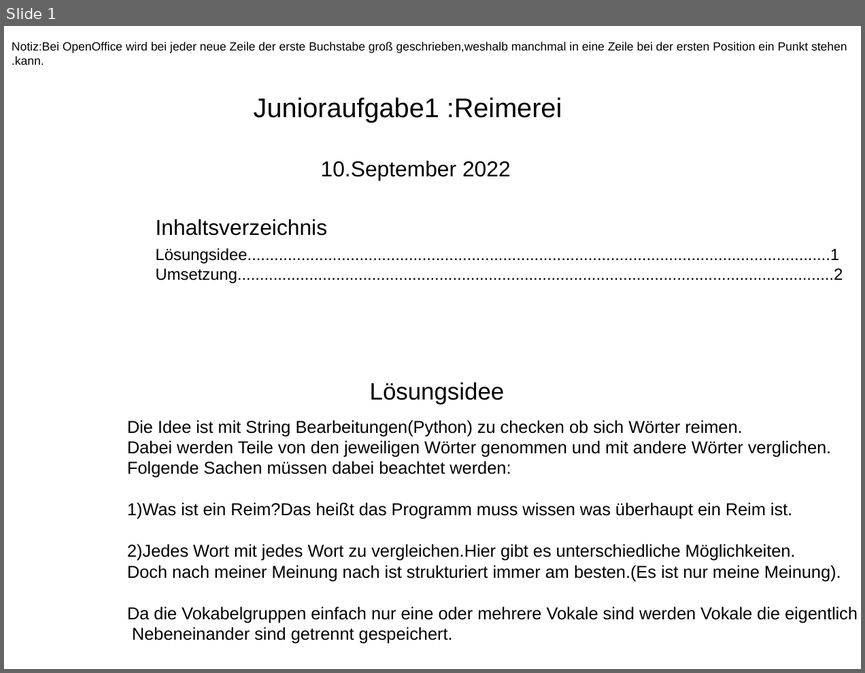
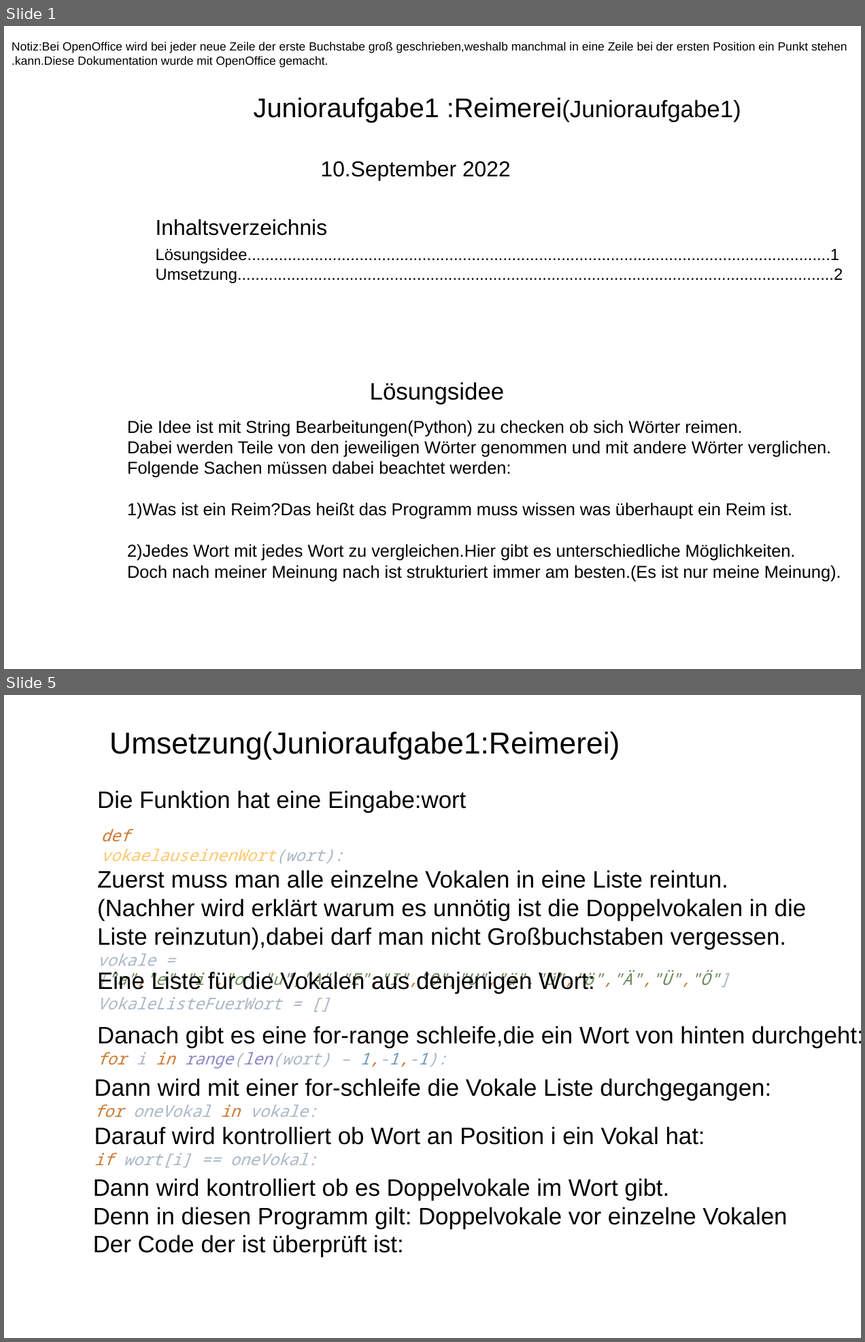
Before and after one commit to HalfHeartGuy/Jugendwettbewerb_archive, a slide deck: aktueell_JWINF2022/Task1/DokumentationErsteAufgabeJWBINF2022.odp. Shown one above the other, each under a label of ours: slide 1 before the commit, slides 1 and 5 after it; the slides between them are not shown. The pictures are 865x673 and 865x1342 pixels, drawn with LibreOffice and Linux fonts; fonts in the diff are those of the drawing. Boxes give left, top, right and bottom in pixels: in the first picture for what was removed or moved away, otherwise in the second. Text is boxed around its words. In the diff, an @@ line names an element or a change of style, - is before the commit and + after.

```diff
--- a/aktueell_JWINF2022/Task1/DokumentationErsteAufgabeJWBINF2022.odp
+++ b/aktueell_JWINF2022/Task1/DokumentationErsteAufgabeJWBINF2022.odp
@@ slide 5 added at bbox=[4, 695, 861, 1338], background #FFFFFF @@
@@ text added at bbox=[109, 731, 619, 760], 28 pt, text #000000 @@
+Umsetzung(Junioraufgabe1:Reimerei)
@@ text added at bbox=[97, 790, 466, 813], 22 pt, text #000000 @@
+Die Funktion hat eine Eingabe:wort
@@ text added at bbox=[101, 829, 344, 864], 15 pt, text #FFC66D, italic @@
+def vokaelauseinenWort(wort):
@@ text added at bbox=[97, 870, 806, 989], 22 pt, text #000000 @@
+Zuerst muss man alle einzelne Vokalen in eine Liste reintun.
+(Nachher wird erklärt warum es unnötig ist die Doppelvokalen in die
+Liste reinzutun),dabei darf man nicht Großbuchstaben vergessen.
+vokale = ["a","e","i","o","u","A","E","I","O","U","ä","ü","ö","Ä","Ü","Ö"]
@@ text added at bbox=[97, 971, 595, 1009], 22 pt, text #000000 @@
+Eine Liste für die Vokalen aus denjenigen Wort:
+VokaleListeFuerWort = []
@@ text added at bbox=[97, 1025, 861, 1068], 22 pt, text #000000 @@
+Danach gibt es eine for-range schleife,die ein Wort von hinten durchgeht:
+for i in range(len(wort) – 1,-1,-1):
@@ text added at bbox=[94, 1078, 771, 1117], 22 pt, text #000000 @@
+Dann wird mit einer for-schleife die Vokale Liste durchgegangen:
+for oneVokal in vokale:
@@ text added at bbox=[94, 1126, 705, 1168], 22 pt, text #000000 @@
+Darauf wird kontrolliert ob Wort an Position i ein Vokal hat:
+if wort[i] == oneVokal:
@@ text added at bbox=[93, 1178, 787, 1257], 22 pt, text #000000 @@
+Dann wird kontrolliert ob es Doppelvokale im Wort gibt.
+Denn in diesen Programm gilt: Doppelvokale vor einzelne Vokalen
+Der Code der ist überprüft ist:
@@ slide 1 changed as well @@
@@ text at bbox=[11, 56, 328, 67]: text changed @@
-.kann.
+.kann.Diese Dokumentation wurde mit OpenOffice gemacht.
@@ text at bbox=[254, 97, 740, 122]: text changed @@
-Junioraufgabe1 :Reimerei
+Junioraufgabe1 :Reimerei(Junioraufgabe1)
@@ text at bbox=[127, 606, 857, 643]: paragraphs removed @@
-Da die Vokabelgruppen einfach nur eine oder mehrere Vokale sind werden Vokale die eigentlich
-Nebeneinander sind getrennt gespeichert.
```
Also in this commit, not shown: 1 other slide changed, 3 other slides added, 1 slide removed, 1 other file.
